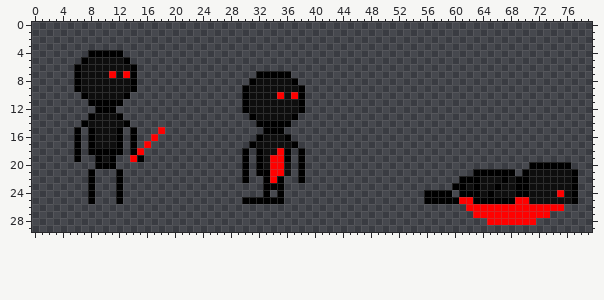
Two states of a sprite sheet, Assets/Sprites/MicroMurderAssets/PlayerAssets/NewDeath.png. The picture above is the old version.
The file is 80x30 pixels. Colours within 5 levels of each other are drawn and written as one.
After:
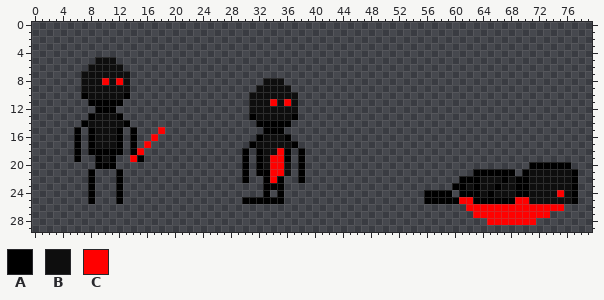
Palette (. is transparent): A #000000  B #0e0e0e  C #ff0000
Edits made:
{"y":4,"x":8,"old":"AAAAA","new":"....."}
{"y":5,"x":7,"old":"AB","new":".."}
{"y":5,"x":12,"old":"BA","new":".."}
{"y":6,"x":6,"old":"AB","new":".."}
{"y":6,"x":13,"old":"BA","new":".."}
{"y":7,"x":6,"old":"A","new":"."}
{"y":7,"x":11,"old":"C","new":"B"}
{"y":7,"x":13,"old":"CA","new":"B."}
{"y":7,"x":32,"old":"AAAAA","new":"....."}
{"y":8,"x":6,"old":"A","new":"."}
{"y":8,"x":10,"old":"B","new":"C"}
{"y":8,"x":12,"old":"B","new":"C"}
{"y":8,"x":14,"old":"A","new":"."}
{"y":8,"x":31,"old":"AB","new":".."}
{"y":8,"x":36,"old":"BA","new":".."}
{"y":9,"x":6,"old":"A","new":"."}
{"y":9,"x":14,"old":"A","new":"."}
{"y":9,"x":30,"old":"AB","new":".."}
{"y":9,"x":37,"old":"BA","new":".."}
{"y":10,"x":30,"old":"A","new":"."}
{"y":10,"x":35,"old":"C","new":"B"}
{"y":10,"x":37,"old":"CA","new":"B."}
{"y":11,"x":30,"old":"A","new":"."}
{"y":11,"x":34,"old":"B","new":"C"}
{"y":11,"x":36,"old":"B","new":"C"}
{"y":11,"x":38,"old":"A","new":"."}
{"y":12,"x":30,"old":"A","new":"."}
{"y":12,"x":38,"old":"A","new":"."}
